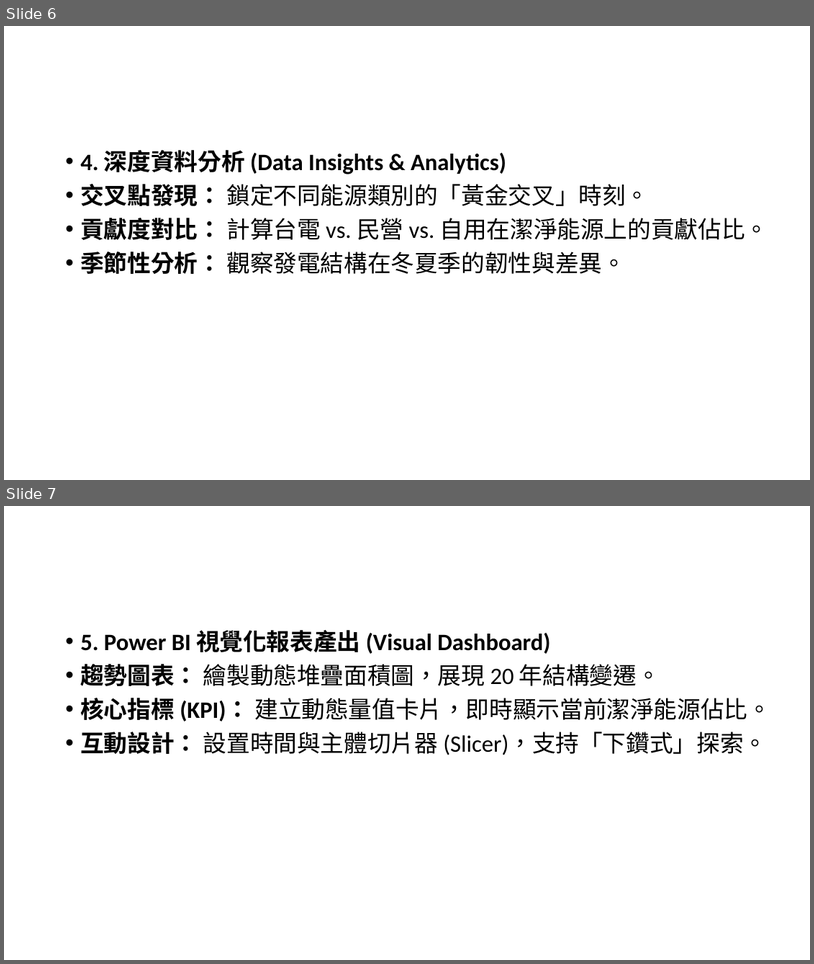
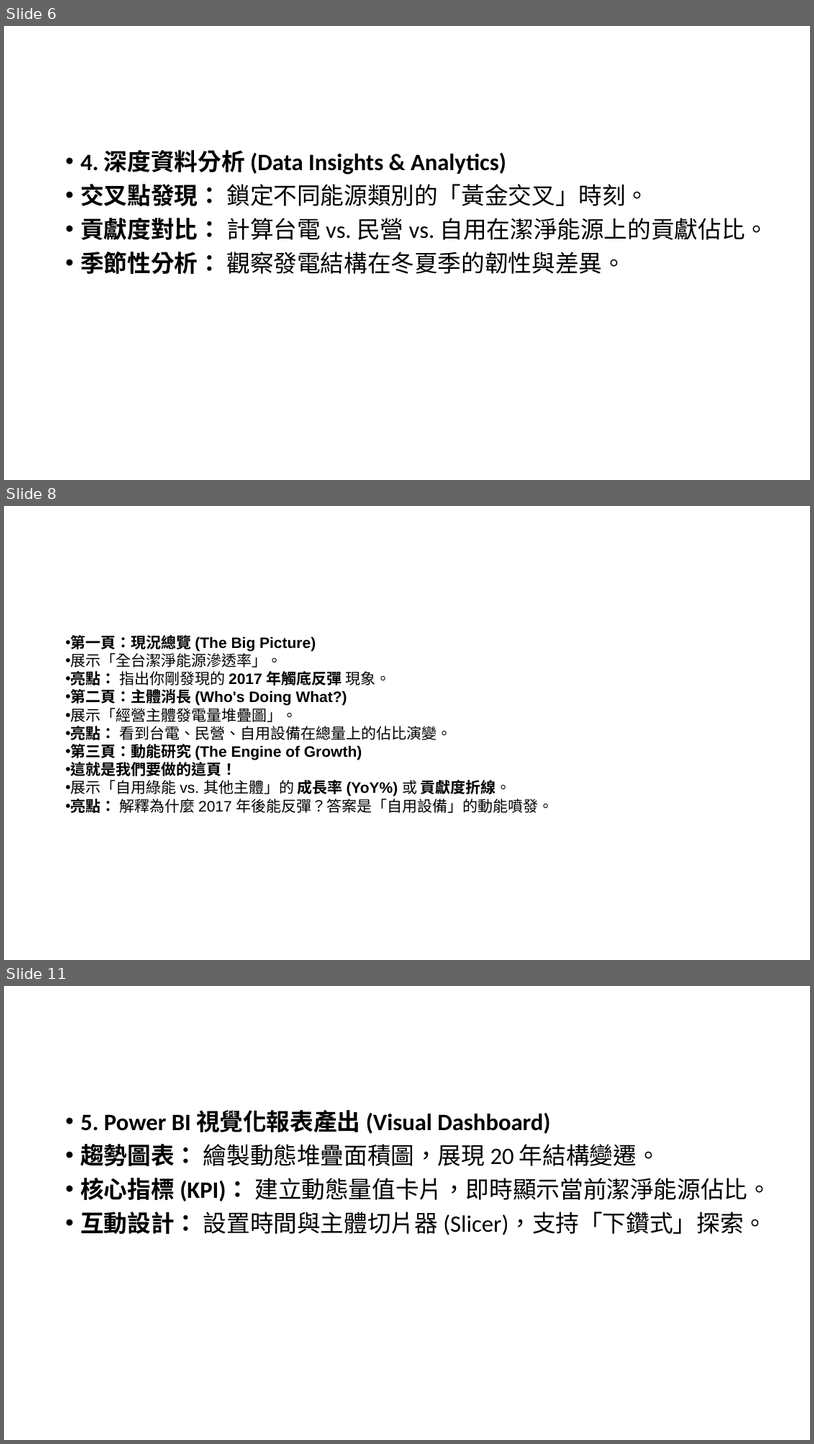
Before and after one commit to ericschu2022-ai/Final_Project, a slide deck: 《誰在推動綠能？——.pptx. Shown one above the other, each under a label of ours: slides 6 and 7 before the commit, slides 6, 8 and 11 after it; the slides between them are not shown. The pictures are 814x964 and 814x1444 pixels, drawn with LibreOffice and Linux fonts; fonts in the diff are those of the drawing. Boxes give left, top, right and bottom in pixels: in the first picture for what was removed or moved away, otherwise in the second. Text is boxed around its words. In the diff, an @@ line names an element or a change of style, - is before the commit and + after.

```diff
--- a/《誰在推動綠能？——.pptx
+++ b/《誰在推動綠能？——.pptx
@@ slide 8 added at [4,506,810,960], background #FFFFFF @@
@@ text added at [71,635,554,813], 18 pt, text #000000, bold @@
+• 第一頁：現況總覽 (The Big Picture)
+• 展示「全台潔淨能源滲透率」。
+• 亮點： 指出你剛發現的 2017 年觸底反彈 現象。
+• 第二頁：主體消長 (Who's Doing What?)
+• 展示「經營主體發電量堆疊圖」。
+• 亮點： 看到台電、民營、自用設備在總量上的佔比演變。
+• 第三頁：動能研究 (The Engine of Growth)
+• 這就是我們要做的這頁！
+• 展示「自用綠能 vs. 其他主體」的 成長率 (YoY%) 或 貢獻度折線。
+• 亮點： 解釋為什麼 2017 年後能反彈？答案是「自用設備」的動能噴發。
@@ what was slide 7 is now slide 11 @@
```
Also in this commit, not shown: 1 slide changed, 3 other slides added, 1 other file.
